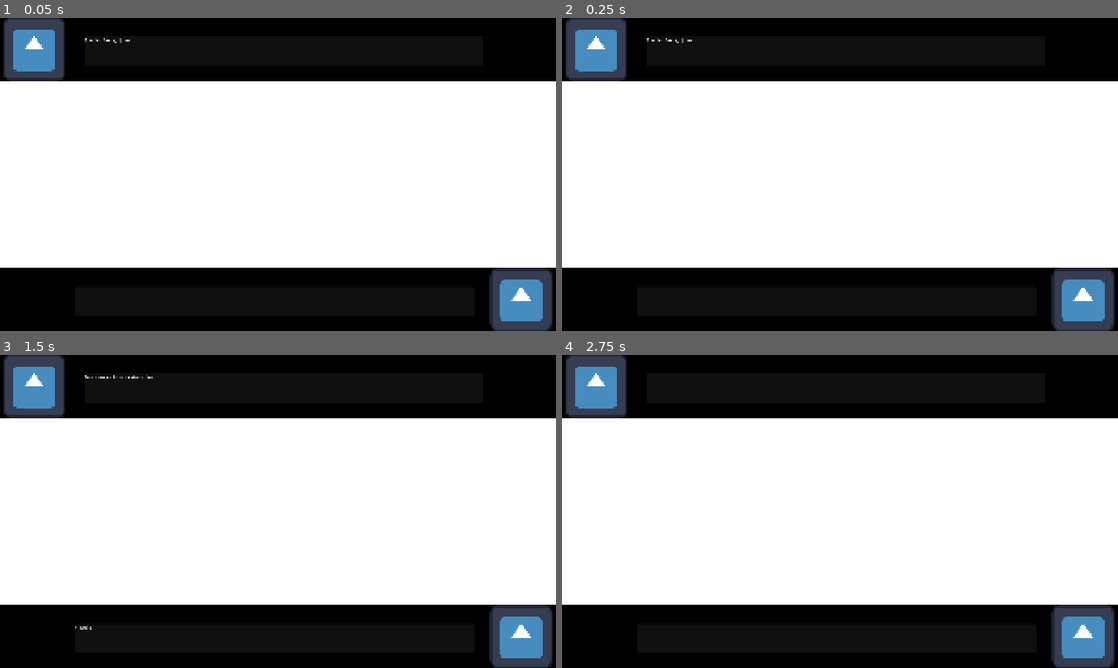
Above: before the commit, frames 1-4 (two rows, left to right).
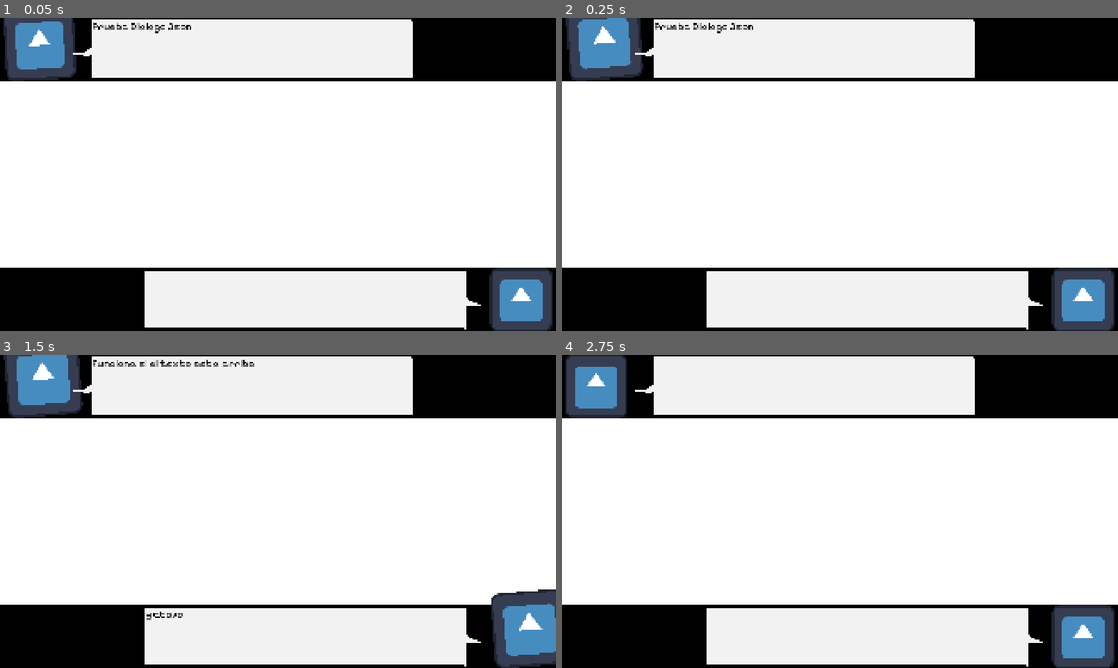
Above: after the commit, the same moments.

Repository: OchoTumbao/JaenJam
Game: Godot game, scene res://GameController.tscn
The game is run twice, just before and just after one commit, with the same random seed, the same clock (stepped at 60 frames per second) and the same inputs. The engine's default icon, where the game draws it, is replaced by a stand-in: a white triangle on a blue panel in a dark square.
Inputs (mouse positions are in pixels of both pictures, inside the frame that each line leads up to):
- Up to frame 1 (0.05 s): no input
- Up to frame 2 (0.25 s): no input
- Up to frame 3 (1.5 s): tap Enter (ui_accept) at 0.5, 0.77 s; move the mouse to (400, 495) at 0.52 s; hold Space (Dialogue) 0.53-1.28 s; hold D (move_right) from 0.53 s (still down); move the mouse to (166, 527) at 1.27 s; tap Space (Dialogue) at 1.35 s
- Up to frame 4 (2.75 s): tap Enter (ui_accept) at 1.52 s; move the mouse to (895, 442) at 2.02 s; release D (move_right) at 2.03 s; hold A (move_left) from 2.03 s (still down); hold Space (Dialogue) from 2.03 s (still down); click (895, 442) at 2.1 s

The runs differ from the first frame. In frame 1, 22% of the frame differs, in the area x 0-87%, y 0-100%; in frame 2, 23%; in frame 3, 25%, in the area x 0-100%, y 0-100%; in frame 4, 21%.

Commit message:
Dialogue System finished

Diff:
--- a/jaen-jam/dialogue_manager.gd
+++ b/jaen-jam/dialogue_manager.gd
@@ -30,6 +30,12 @@
 
 	top_text.text = line.get("top", "")
 	bottom_text.text = line.get("bottom", "")
+
+	if top_text.text != "":
+		portrait_jump(%TopPortrait)
+	if bottom_text.text != "":
+		portrait_jump(%BottomPortrait)
+
 	if mode == Global.Dialogue_mode.AUTO:
 		await get_tree().create_timer(line.get("time",2.0)).timeout
 		if (active):
@@ -63,3 +69,65 @@
 	bottom_text.text = ""
 
 	dialogue.clear()
+
+func portrait_jump(portrait: TextureRect):
+
+	var start_pos = portrait.position
+	var start_scale = portrait.scale
+	var start_rotation = portrait.rotation_degrees
+
+	var tween = create_tween()
+
+	# Subida y énfasis inicial
+	tween.set_parallel(true)
+
+	tween.tween_property(
+		portrait,
+		"position",
+		start_pos + Vector2(0, -35),
+		0.25
+	).set_trans(Tween.TRANS_BACK).set_ease(Tween.EASE_OUT)
+
+	tween.tween_property(
+		portrait,
+		"scale",
+		Vector2(1.18, 1.18),
+		0.25
+	).set_trans(Tween.TRANS_BACK).set_ease(Tween.EASE_OUT)
+
+	tween.tween_property(
+		portrait,
+		"rotation_degrees",
+		-4,
+		0.25
+	).set_trans(Tween.TRANS_BACK).set_ease(Tween.EASE_OUT)
+
+
+	# Mantener la pose un rato
+	tween.set_parallel(false)
+	tween.tween_interval(0.5)
+
+
+	# Volver lentamente
+	tween.set_parallel(true)
+
+	tween.tween_property(
+		portrait,
+		"position",
+		start_pos,
+		0.6
+	).set_trans(Tween.TRANS_QUAD).set_ease(Tween.EASE_IN_OUT)
+
+	tween.tween_property(
+		portrait,
+		"scale",
+		start_scale,
+		0.6
+	).set_trans(Tween.TRANS_QUAD).set_ease(Tween.EASE_IN_OUT)
+
+	tween.tween_property(
+		portrait,
+		"rotation_degrees",
+		start_rotation,
+		0.6
+	).set_trans(Tween.TRANS_QUAD).set_ease(Tween.EASE_IN_OUT)
--- a/jaen-jam/scenes/dialogue_manager.tscn
+++ b/jaen-jam/scenes/dialogue_manager.tscn
@@ -2,6 +2,9 @@
 
 [ext_resource type="Script" uid="uid://cfn1fvmvle8cs" path="res://dialogue_manager.gd" id="1_516v5"]
 [ext_resource type="Texture2D" uid="uid://1fk4t1ugcghm" path="res://icon.svg" id="2_smvbx"]
+[ext_resource type="Texture2D" uid="uid://cu33123hy7qw" path="res://images/Dialogues/Bocadillo-1.png" id="3_5hf3l"]
+[ext_resource type="FontFile" uid="uid://6yxqmta4rfo" path="res://images/Dialogues/PixelifySans-VariableFont_wght.ttf" id="4_507jh"]
+[ext_resource type="Texture2D" uid="uid://5lnkj3cj7yfj" path="res://images/Dialogues/Bocadillo-2.png" id="5_jf0e1"]
 
 [node name="DialogueManager" type="Control" unique_id=409699684]
 layout_mode = 3
@@ -18,28 +21,51 @@
 offset_right = 1920.0
 offset_bottom = 216.0
 
-[node name="Portrait" type="TextureRect" parent="TopCharacter" unique_id=1504590820]
+[node name="TopPortrait" type="TextureRect" parent="TopCharacter" unique_id=1504590820]
+unique_name_in_owner = true
 layout_mode = 0
 offset_left = 10.0
 offset_right = 226.0
 offset_bottom = 216.0
 texture = ExtResource("2_smvbx")
 
-[node name="Panel" type="Panel" parent="TopCharacter" unique_id=1726138770]
-layout_mode = 0
-offset_left = 292.0
-offset_top = 64.0
-offset_right = 1669.0
-offset_bottom = 165.0
+[node name="NinePatchRect" type="NinePatchRect" parent="TopCharacter" unique_id=191244097]
+layout_mode = 1
+anchors_preset = -1
+anchor_left = 0.21100001
+anchor_top = 0.21800001
+anchor_right = 0.753
+anchor_bottom = 0.85200006
+offset_left = -238.12003
+offset_top = -39.088
+offset_right = -19.76001
+offset_bottom = 22.967987
+texture = ExtResource("3_5hf3l")
 
-[node name="MarginContainer" type="MarginContainer" parent="TopCharacter/Panel" unique_id=1097334752]
-layout_mode = 0
-offset_right = 1375.0
-offset_bottom = 104.0
+[node name="MarginContainer" type="MarginContainer" parent="TopCharacter/NinePatchRect" unique_id=1097334752]
+layout_mode = 1
+anchors_preset = -1
+anchor_left = 0.120000005
+anchor_right = 1.0
+anchor_bottom = 1.0
+offset_left = 0.19999695
+offset_bottom = -2.0
+grow_horizontal = 2
+grow_vertical = 2
 
-[node name="TopText" type="RichTextLabel" parent="TopCharacter/Panel/MarginContainer" unique_id=1415419392]
+[node name="TopText" type="RichTextLabel" parent="TopCharacter/NinePatchRect/MarginContainer" unique_id=1415419392]
 unique_name_in_owner = true
 layout_mode = 2
+theme_override_colors/default_color = Color(0, 0, 0, 1)
+theme_override_fonts/normal_font = ExtResource("4_507jh")
+theme_override_font_sizes/normal_font_size = 36
+
+[node name="TextureRect" type="TextureRect" parent="TopCharacter/NinePatchRect" unique_id=179537085]
+layout_mode = 0
+offset_left = 85.0
+offset_right = 655.0
+offset_bottom = 200.0
+texture = ExtResource("5_jf0e1")
 
 [node name="BottomCharacter" type="Control" parent="." unique_id=1736704273]
 unique_name_in_owner = true
@@ -48,25 +74,49 @@
 offset_right = 1920.0
 offset_bottom = 1080.0
 
-[node name="Portrait" type="TextureRect" parent="BottomCharacter" unique_id=1014560300]
+[node name="BottomPortrait" type="TextureRect" parent="BottomCharacter" unique_id=1014560300]
+unique_name_in_owner = true
 layout_mode = 0
 offset_left = 1692.0
 offset_right = 1908.0
 offset_bottom = 216.0
 texture = ExtResource("2_smvbx")
 
-[node name="Panel" type="Panel" parent="BottomCharacter" unique_id=687641630]
-layout_mode = 0
-offset_left = 260.0
-offset_top = 64.0
-offset_right = 1637.0
-offset_bottom = 165.0
+[node name="NinePatchRect" type="NinePatchRect" parent="BottomCharacter" unique_id=1272856437]
+layout_mode = 1
+anchors_preset = -1
+anchor_left = 0.21100001
+anchor_top = 0.21800001
+anchor_right = 0.753
+anchor_bottom = 0.85200006
+offset_left = -55.120026
+offset_top = -39.088
+offset_right = 163.23999
+offset_bottom = 22.967987
+texture = ExtResource("3_5hf3l")
 
-[node name="MarginContainer" type="MarginContainer" parent="BottomCharacter/Panel" unique_id=2089509254]
-layout_mode = 0
-offset_right = 1375.0
-offset_bottom = 104.0
+[node name="MarginContainer" type="MarginContainer" parent="BottomCharacter/NinePatchRect" unique_id=184049123]
+layout_mode = 1
+anchors_preset = -1
+anchor_left = 0.120000005
+anchor_right = 1.0
+anchor_bottom = 1.0
+offset_left = 0.19999695
+offset_bottom = -2.0
+grow_horizontal = 2
+grow_vertical = 2
 
-[node name="BottomText" type="RichTextLabel" parent="BottomCharacter/Panel/MarginContainer" unique_id=1524740911]
+[node name="BottomText" type="RichTextLabel" parent="BottomCharacter/NinePatchRect/MarginContainer" unique_id=1504311090]
 unique_name_in_owner = true
 layout_mode = 2
+theme_override_colors/default_color = Color(0, 0, 0, 1)
+theme_override_fonts/normal_font = ExtResource("4_507jh")
+theme_override_font_sizes/normal_font_size = 36
+
+[node name="TextureRect" type="TextureRect" parent="BottomCharacter/NinePatchRect" unique_id=1804787714]
+layout_mode = 0
+offset_left = 754.0
+offset_right = 1324.0
+offset_bottom = 200.0
+texture = ExtResource("5_jf0e1")
+flip_h = true
Binary file added: jaen-jam/images/Dialogues/Bocadillo-1.png
Not shown, added: jaen-jam/images/Dialogues/Bocadillo-1.png.import
Binary file added: jaen-jam/images/Dialogues/Bocadillo-2.png
Not shown, added: jaen-jam/images/Dialogues/Bocadillo-2.png.import
Binary file added: jaen-jam/images/Dialogues/PixelifySans-VariableFont_wght.ttf
Not shown, added: jaen-jam/images/Dialogues/PixelifySans-VariableFont_wght.ttf.import
